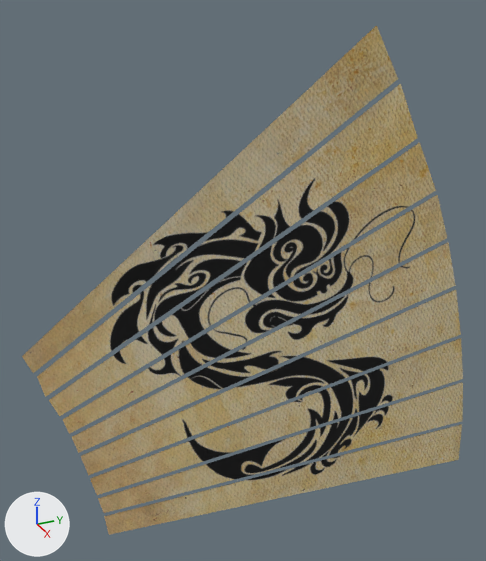
The COLLADA model art/meshes/props/chin_merch_sail.dae, before and after one commit.
Before and after are seen from a 50 mm lens placed at (0.322, -0.124, 0.43), pointed at (-0.013, 0.026, 0.262). Every picture has the same lights, and +X, +Y and +Z are marked at lower left. Where no turn or scale is listed for an object, it has been applied to the vertices.

Names of what the first picture shows: 'Junk_Sail'.
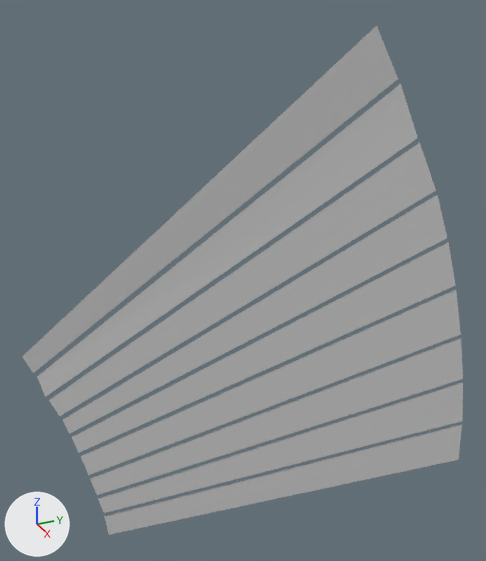
The newer file is also turned or shifted as a whole; pictures and numbers use the older file's frame.

Changed parts and their boxes [x1, y1, x2, y2] in the pictures (486 x 561 px):
'Junk_Sail', recoloured (brown to grey): [22, 26, 463, 535] in both

What the commit changed:
me_junk_sailmesh has 72 vertices, 36 faces and spans x -0.02..0.02, y -0.146..0.146, z -0.153..0.153.
me_junk_sailmesh no longer uses material mat_20___default (picture img_chin_sail_dragon_dds).
